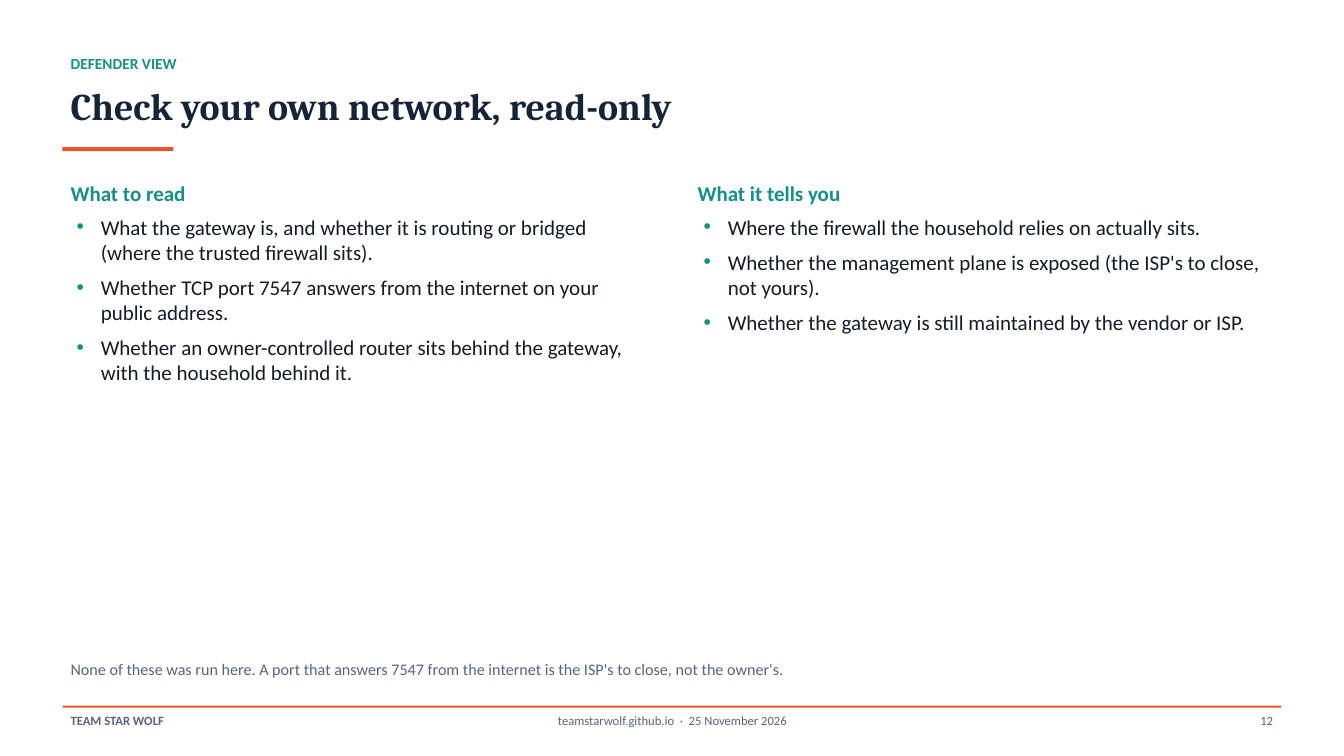
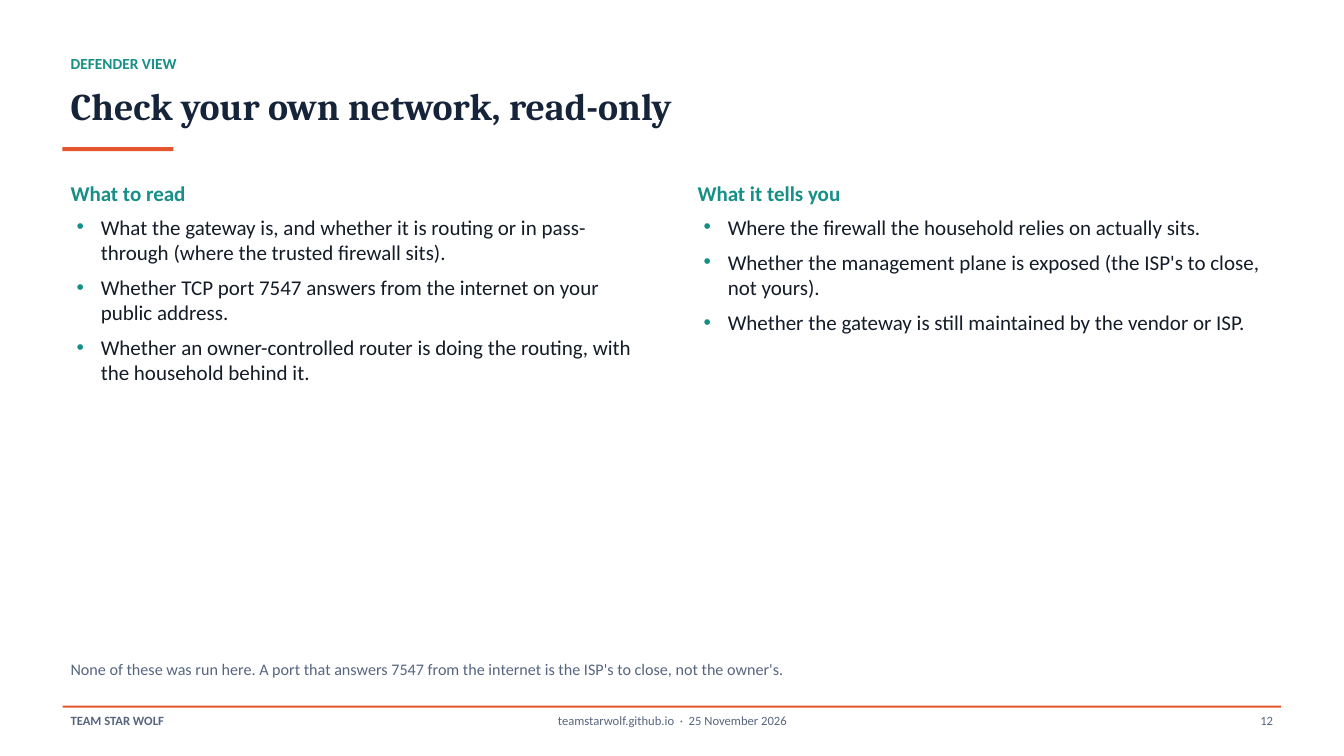
Before and after one commit to TeamStarWolf/TeamStarWolf, a slide deck: slide 12 of case-studies/slides/ISP_Gateway_Home_Network_Case_Study.pptx. Drawn at 1344x756 pixels with LibreOffice and Linux fonts; fonts in the diff are those of the drawing. Boxes give left, top, right and bottom in pixels: in the first picture for what was removed or moved away, otherwise in the second. Text is boxed around its words. In the diff, an @@ line names an element or a change of style, - is before the commit and + after.

```diff
--- a/case-studies/slides/ISP_Gateway_Home_Network_Case_Study.pptx
+++ b/case-studies/slides/ISP_Gateway_Home_Network_Case_Study.pptx
@@ text at [101,220,586,264]: text changed @@
-• What the gateway is, and whether it is routing or bridged (where the trusted firewall sits).
+• What the gateway is, and whether it is routing or in pass-through (where the trusted firewall sits).
@@ text at [101,340,631,380]: text changed @@
-• Whether an owner-controlled router sits behind the gateway, with the household behind it.
+• Whether an owner-controlled router is doing the routing, with the household behind it.
```
Also in this commit, not shown: 13 other slides changed, 7 other files.
